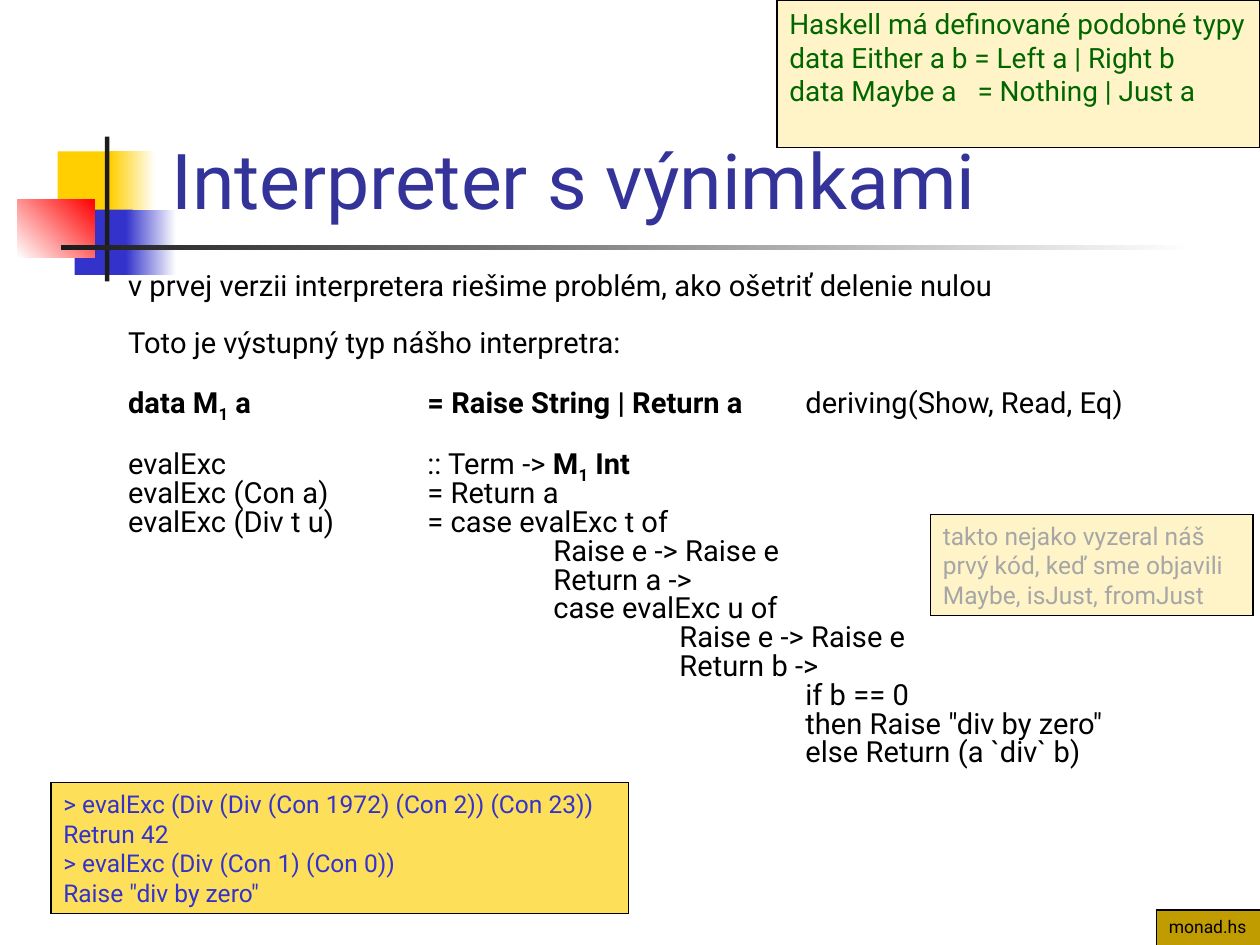
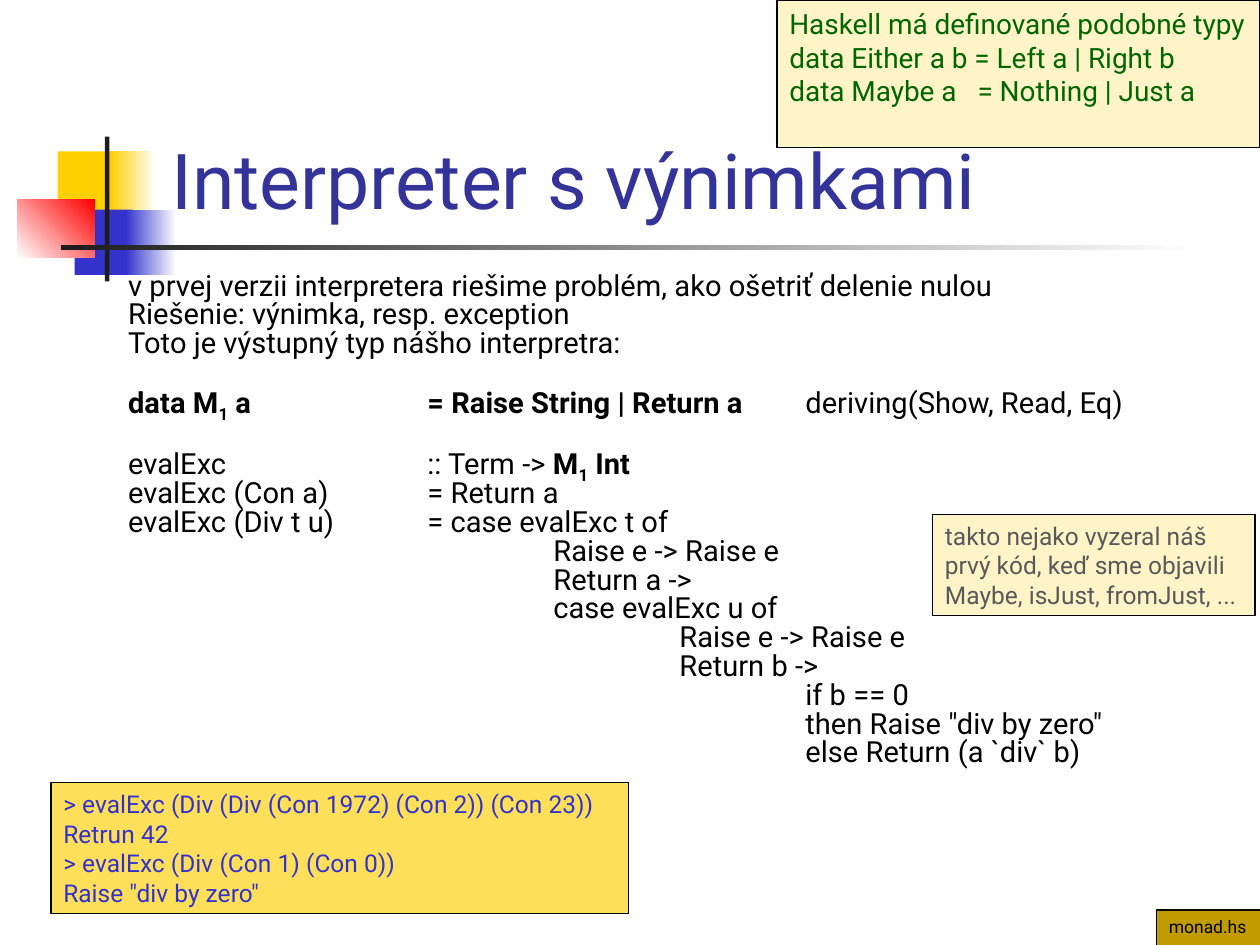
Before and after one commit to Funkcionalne/Prednasky, a slide deck: slide 4 of 12/12_fpro.ppt. Drawn at 1260x945 pixels with LibreOffice and Linux fonts; fonts in the diff are those of the drawing. Boxes give left, top, right and bottom in pixels: in the first picture for what was removed or moved away, otherwise in the second. Text is boxed around its words. In the diff, an @@ line names an element or a change of style, - is before the commit and + after.

```diff
--- a/12/12_fpro.ppt
+++ b/12/12_fpro.ppt
@@ text at box(128, 297, 570, 331): paragraph added @@
+Riešenie: výnimka, resp. exception
@@ text in rectangle at box(945, 526, 1225, 579): text colour #A6A6A6 to #595959 in "takto nejako vyzeral náš", "prvý kód, keď sme objavili" @@
@@ text in rectangle at box(945, 585, 1211, 609): text changed; text colour #A6A6A6 to #595959 @@
-Maybe, isJust, fromJust
+Maybe, isJust, fromJust, ...
```
Also in this commit, not shown: 24 other slides changed, 1 slide added, 5 slides removed, 1 other file.
